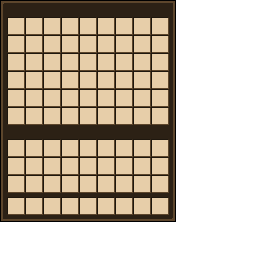
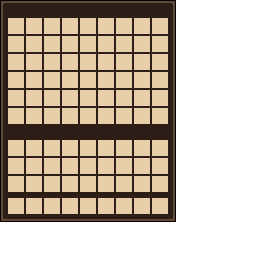
The second 256px x 256px image is a revision of the first. Changes to its layers:
painted on "Layer 7 copy 81" over [151, 197, 169, 215]
painted on "Layer 7 copy 82" over [133, 197, 151, 215]
painted on "Layer 7 copy 83" over [115, 197, 133, 215]
painted on "Layer 7 copy 84" over [97, 197, 115, 215]
painted on "Layer 7 copy 85" over [79, 197, 97, 215]
painted on "Layer 7 copy 86" over [61, 197, 79, 215]
painted on "Layer 7 copy 87" over [43, 197, 61, 215]
painted on "Layer 7 copy 88" over [25, 197, 43, 215]
painted on "Layer 7 copy 89" over [7, 197, 25, 215]
painted on "Layer 7 copy 72" over [151, 175, 169, 193]
painted on "Layer 7 copy 73" over [133, 175, 151, 193]
painted on "Layer 7 copy 74" over [115, 175, 133, 193]
painted on "Layer 7 copy 75" over [97, 175, 115, 193]
painted on "Layer 7 copy 76" over [79, 175, 97, 193]
painted on "Layer 7 copy 77" over [61, 175, 79, 193]
painted on "Layer 7 copy 78" over [43, 175, 61, 193]
painted on "Layer 7 copy 79" over [25, 175, 43, 193]
painted on "Layer 7 copy 80" over [7, 175, 25, 193]
painted on "Layer 7 copy 63" over [151, 157, 169, 175]
painted on "Layer 7 copy 64" over [133, 157, 151, 175]
painted on "Layer 7 copy 65" over [115, 157, 133, 175]
painted on "Layer 7 copy 66" over [97, 157, 115, 175]
painted on "Layer 7 copy 67" over [79, 157, 97, 175]
painted on "Layer 6" over [1, 1, 175, 221]
…and 67 more changes (67 painted)
